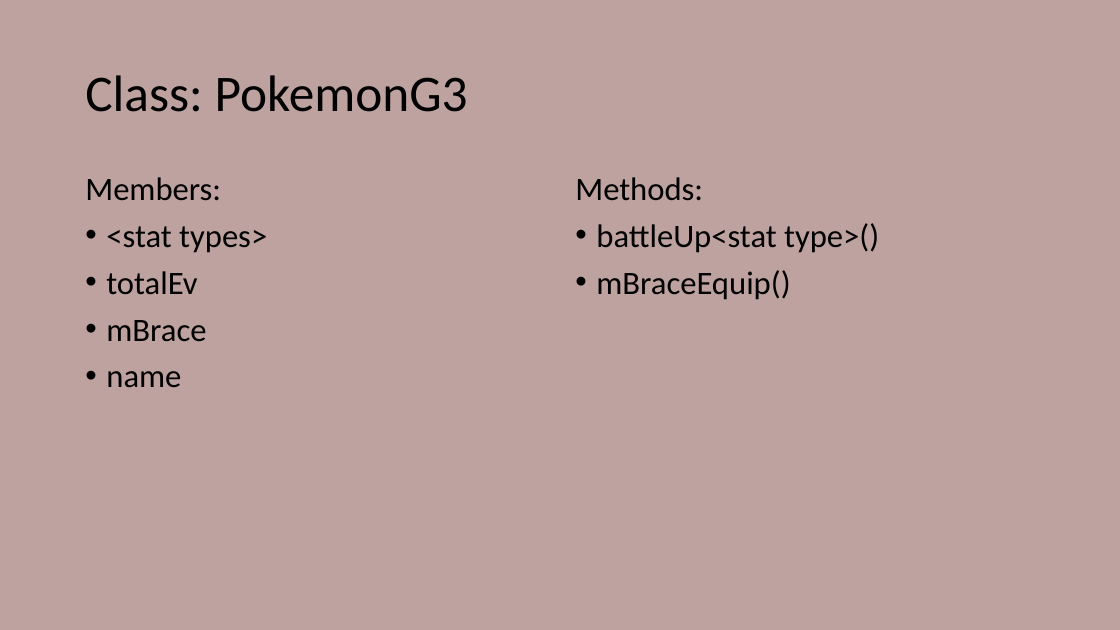
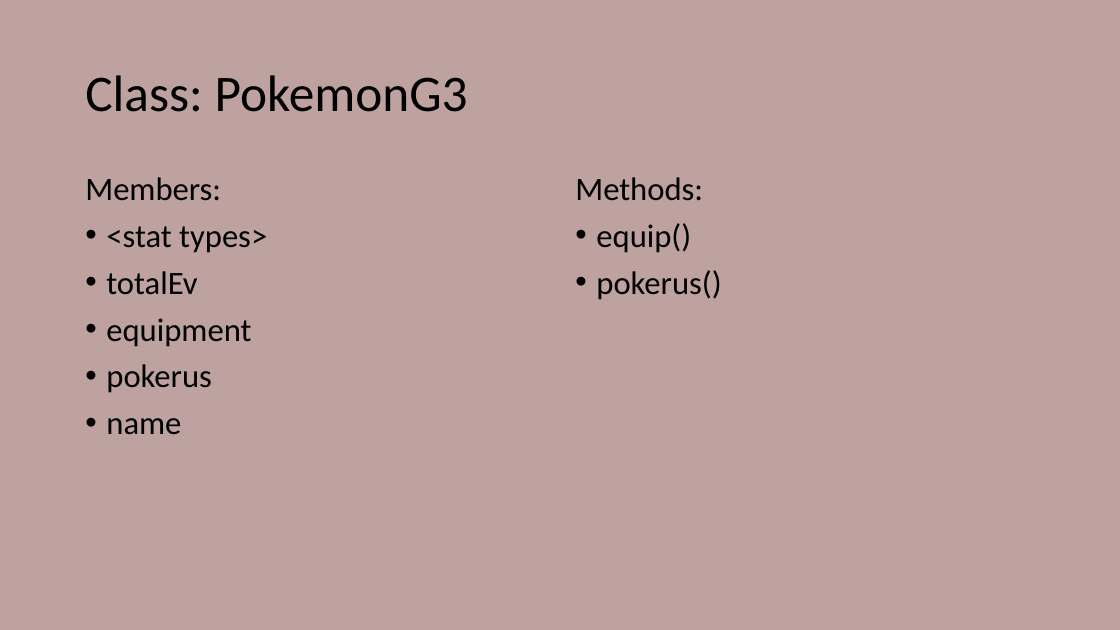
Before and after one commit to Ellime/PokemonEVCounter, a slide deck: slide 11 of Outline_PokemonEVCounterApp.pptx (slide 9 before the commit). Drawn at 1120x630 pixels with LibreOffice and Linux fonts; fonts in the diff are those of the drawing. Boxes give left, top, right and bottom in pixels: in the first picture for what was removed or moved away, otherwise in the second. Text is boxed around its words. In the diff, an @@ line names an element or a change of style, - is before the commit and + after.

```diff
--- a/Outline_PokemonEVCounterApp.pptx
+++ b/Outline_PokemonEVCounterApp.pptx
@@ text at [596,223,721,300]: text changed @@
-• battleUp<stat type>()
-• mBraceEquip()
+• equip()
+• pokerus()
@@ text at [106,318,251,393]: text changed @@
-• mBrace
+• equipment
+• pokerus
```
Also in this commit, not shown: 7 other slides changed, 7 slides added, 1 slide removed.
